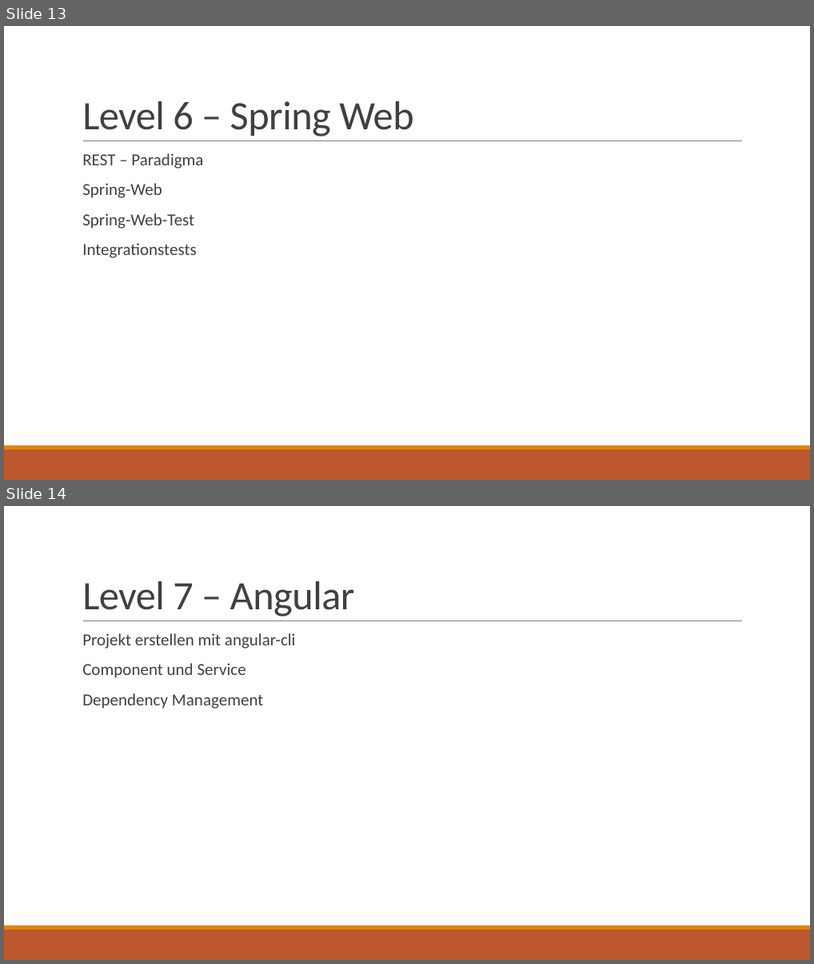
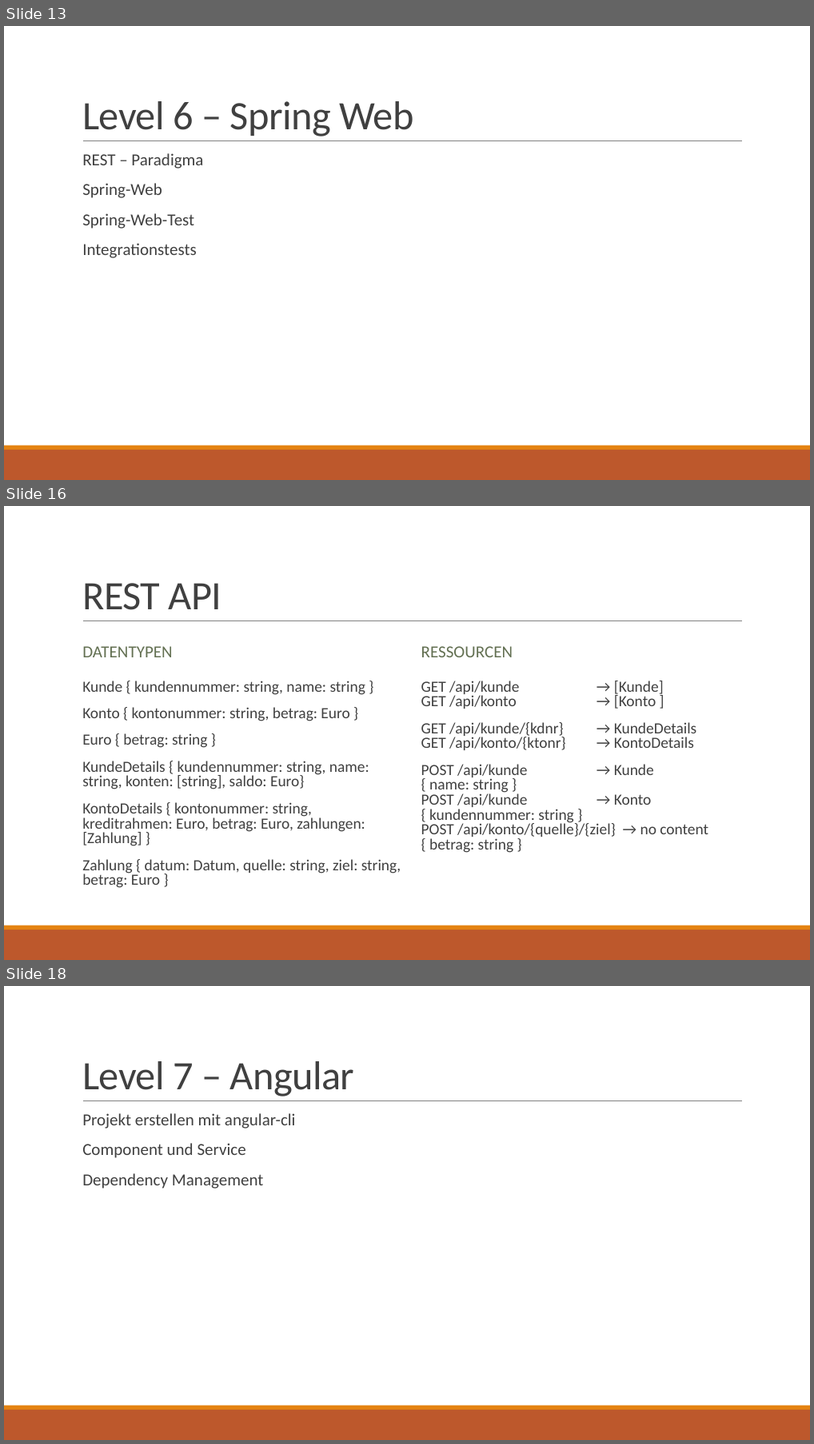
Before and after one commit to SpiritTesting/buggybank, a slide deck: Aufgaben.pptx. Shown one above the other, each under a label of ours: slides 13 and 14 before the commit, slides 13, 16 and 18 after it; the slides between them are not shown. The pictures are 814x964 and 814x1444 pixels, drawn with LibreOffice and Linux fonts; fonts in the diff are those of the drawing; background and template pictures are left out. Boxes give left, top, right and bottom in pixels: in the first picture for what was removed or moved away, otherwise in the second. Text is boxed around its words. In the diff, an @@ line names an element or a change of style, - is before the commit and + after.

```diff
--- a/Aufgaben.pptx
+++ b/Aufgaben.pptx
@@ slide 16 added at (4, 506, 810, 960), background #FFFFFF; not listed: 3 template elements that a slide beside it also shows @@
@@ title added at (82, 583, 222, 610), 48 pt, text #404040 @@
+REST API
@@ text added at (82, 646, 172, 657), 20 pt, text #637052 @@
+DATENTYPEN
@@ text added at (422, 646, 513, 657), 20 pt, text #637052 @@
+RESSOURCEN
@@ text added at (82, 680, 401, 888), 18.5 pt, text #404040 @@
+  Kunde { kundennummer: string, name: string }
+  Konto { kontonummer: string, betrag: Euro }
+  Euro { betrag: string }
+  KundeDetails { kundennummer: string, name: string, konten: [string], saldo: Euro}
+  KontoDetails { kontonummer: string, kreditrahmen: Euro, betrag: Euro, zahlungen: [Zahlung] }
+  Zahlung { datum: Datum, quelle: string, ziel: string, betrag: Euro }
@@ text added at (422, 680, 709, 852), 18.5 pt, text #404040 @@
+  GET /api/kunde → [Kunde]
+  GET /api/konto → [Konto ]
+  GET /api/kunde/{kdnr} → KundeDetails
+  GET /api/konto/{ktonr} → KontoDetails
+  POST /api/kunde → Kunde
+  { name: string }
+  POST /api/kunde → Konto
+  { kundennummer: string }
+  POST /api/konto/{quelle}/{ziel} → no content
+  { betrag: string }
@@ what was slide 14 is now slide 18 @@
```
Also in this commit, not shown: 4 other slides added.
